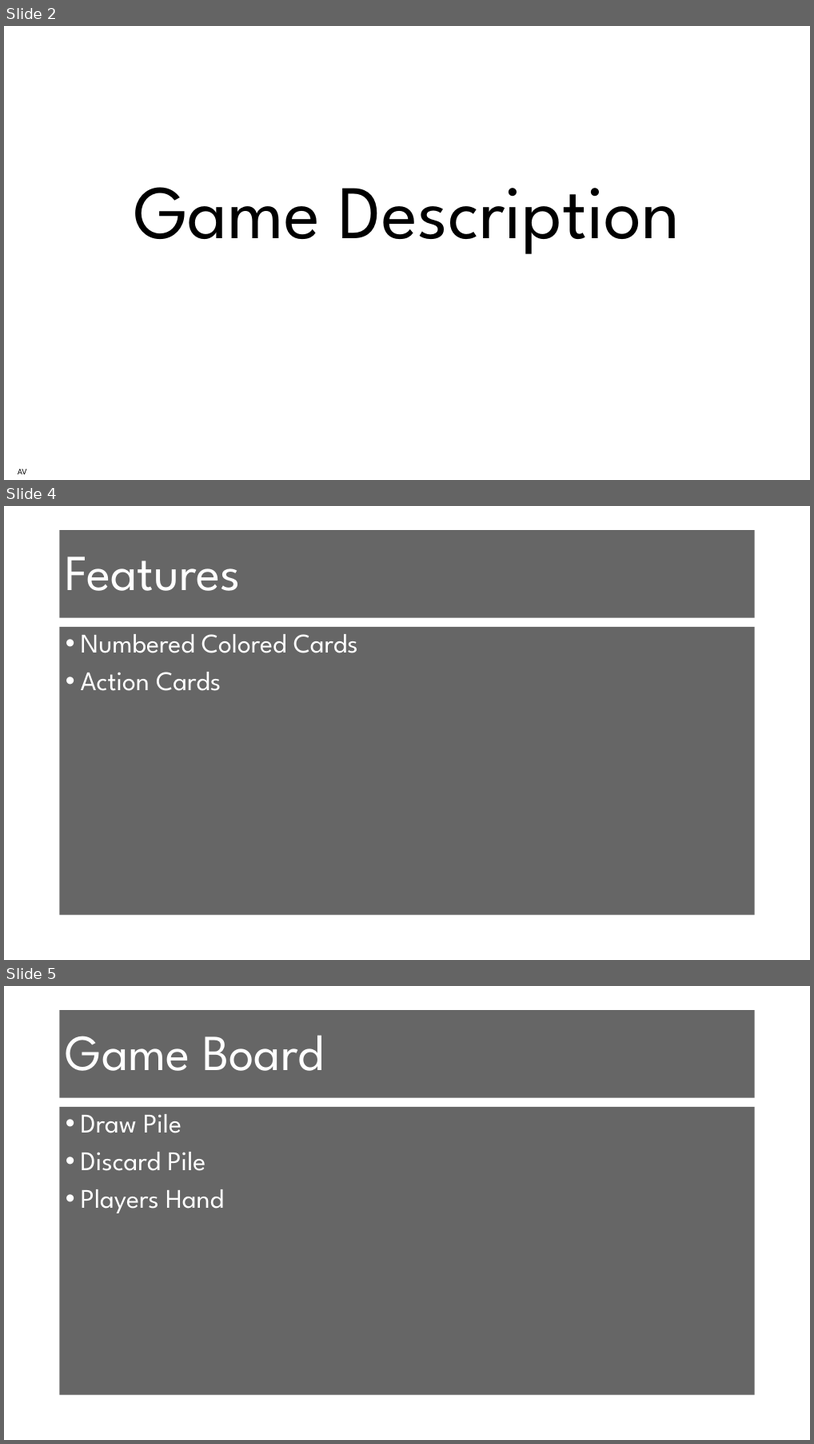
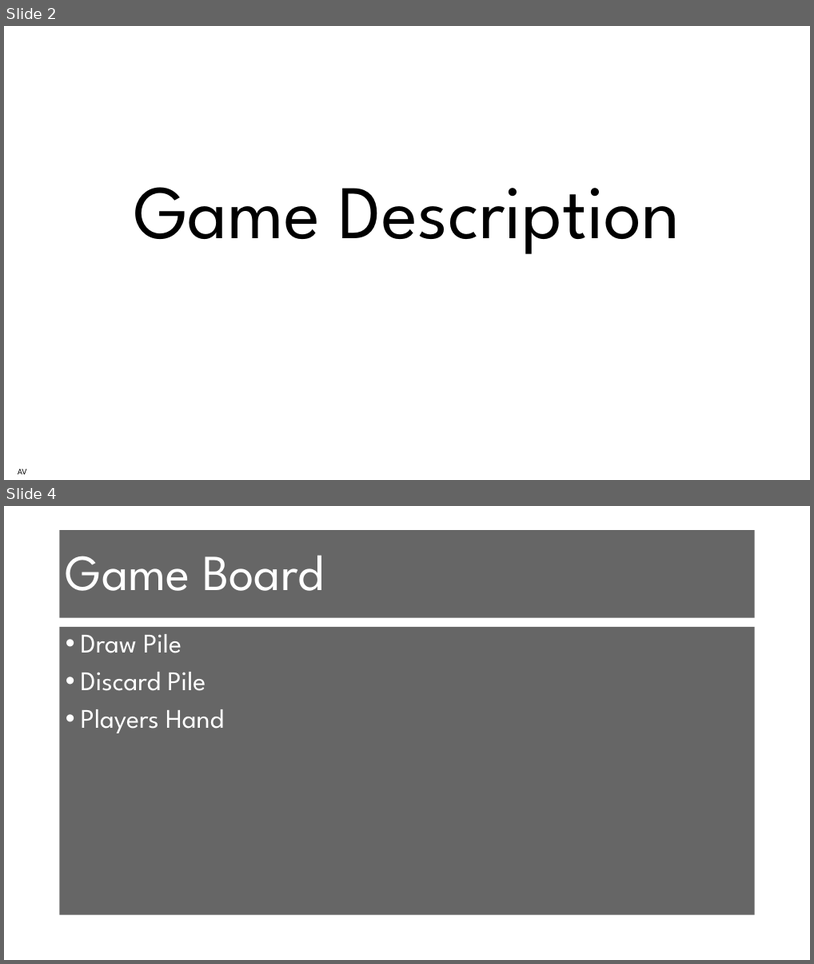
Before and after one commit to KylerSmith/Uno, a slide deck: ProjectPresentation.pptx. Shown one above the other, each under a label of ours: slides 2, 4 and 5 before the commit, slides 2 and 4 after it; the slides between them are not shown. The pictures are 814x1444 and 814x964 pixels, drawn with LibreOffice and Linux fonts; fonts in the diff are those of the drawing; background and template pictures are left out. Boxes give left, top, right and bottom in pixels: in the first picture for what was removed or moved away, otherwise in the second. Text is boxed around its words. In the diff, an @@ line names an element or a change of style, - is before the commit and + after.

```diff
--- a/ProjectPresentation.pptx
+++ b/ProjectPresentation.pptx
@@ slide 4 removed at bbox=[4, 506, 810, 960], background picture (left out) @@
@@ title removed at bbox=[60, 530, 755, 618] @@
-Features
@@ text removed at bbox=[60, 627, 755, 915] @@
-• Numbered Colored Cards
-• Action Cards
@@ what was slide 5 is now slide 4 @@
```
Also in this commit, not shown: 1 slide changed.
